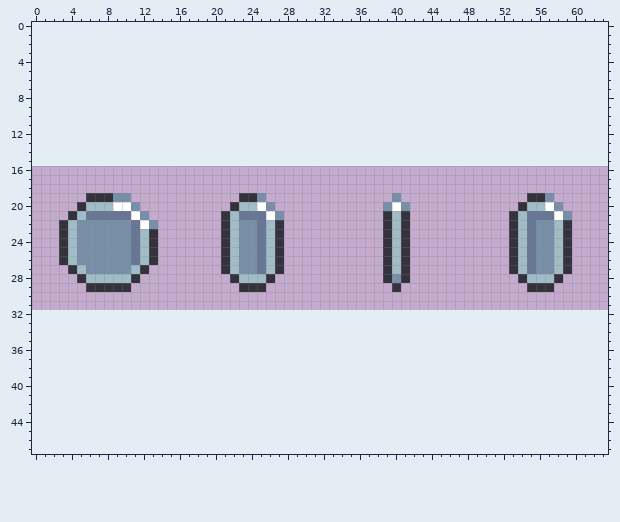
A pixel-art sprite gets an edit: core/src/main/resources/images/objs/CoinSprite.png. That is the earlier state.
The file is 64x16 pixels. The old version is drawn lined up with the new one, on the new canvas.
New version:
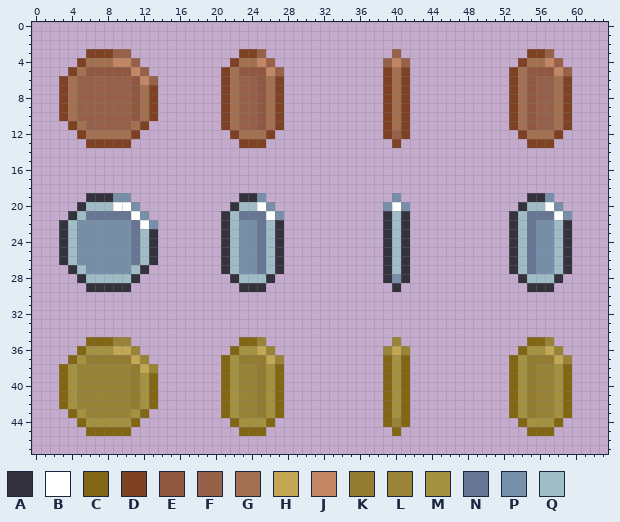
Palette (. is transparent): A #33323d  B #ffffff  C #826614  D #7e4123  E #905841  F #966148  G #a37052  H #c4a752  J #c38765  K #937b30  L #998336  M #a59240  N #677695  P #788fa9  Q #a0bcc6
The edit:
canvas 64x16 -> 64x48, the old top-left corner now at 0,16
y 3: x 6..10 ..... -> DDDFF; x 23..25 ... -> DDF; x 40 . -> F; x 55..57 ... -> DDF
y 4: x 5..11 ....... -> DGGGJJF; x 22..26 ..... -> DGGJF; x 39..41 ... -> FJF; x 54..58 ..... -> DGGJF
y 5: x 4..12 ......... -> DGEEEEEJF; x 21..27 ....... -> DGEEEJF; x 39..41 ... -> DGD; x 53..59 ....... -> DGEEEJF
y 6: x 3..13 ........... -> DGFFFFFFEJF; x 21..27 ....... -> DGFFEGD; x 39..41 ... -> DGD; x 53..59 ....... -> DGEFFGD
y 7..10: x 3..13 ........... -> DGFFFFFFEGD; x 21..27 ....... -> DGFFEGD; x 39..41 ... -> DGD; x 53..59 ....... -> DGEFFGD
y 11: x 4..12 ......... -> DGFFFFFGD; x 21..27 ....... -> DGFFEGD; x 39..41 ... -> DGD; x 53..59 ....... -> DGEFFGD
y 12: x 5..11 ....... -> DGGGGGD; x 22..26 ..... -> DGGGD; x 39..41 ... -> DFD; x 54..58 ..... -> DGGGD
y 13: x 6..10 ..... -> DDDDD; x 23..25 ... -> DDD; x 40 . -> D; x 55..57 ... -> DDD
y 35: x 6..10 ..... -> CCCLL; x 23..25 ... -> CCL; x 40 . -> L; x 55..57 ... -> CCL
y 36: x 5..11 ....... -> CMMMHHL; x 22..26 ..... -> CMMHL; x 39..41 ... -> LHL; x 54..58 ..... -> CMMHL
y 37: x 4..12 ......... -> CMKKKKKHL; x 21..27 ....... -> CMKKKHL; x 39..41 ... -> CMC; x 53..59 ....... -> CMKKKHL
y 38: x 3..13 ........... -> CMLLLLLLKHL; x 21..27 ....... -> CMLLKMC; x 39..41 ... -> CMC; x 53..59 ....... -> CMKLLMC
y 39..42: x 3..13 ........... -> CMLLLLLLKMC; x 21..27 ....... -> CMLLKMC; x 39..41 ... -> CMC; x 53..59 ....... -> CMKLLMC
y 43: x 4..12 ......... -> CMLLLLLMC; x 21..27 ....... -> CMLLKMC; x 39..41 ... -> CMC; x 53..59 ....... -> CMKLLMC
y 44: x 5..11 ....... -> CMMMMMC; x 22..26 ..... -> CMMMC; x 39..41 ... -> CLC; x 54..58 ..... -> CMMMC
y 45: x 6..10 ..... -> CCCCC; x 23..25 ... -> CCC; x 40 . -> C; x 55..57 ... -> CCC
